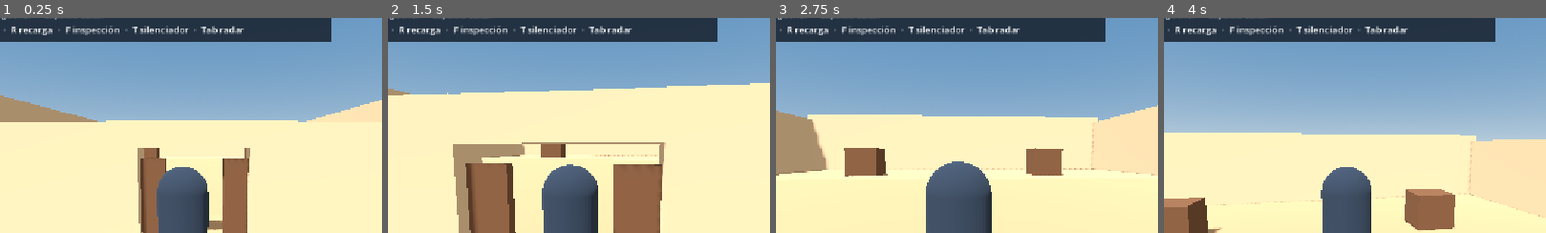
Above: before the commit, frames 1-4 (left to right).
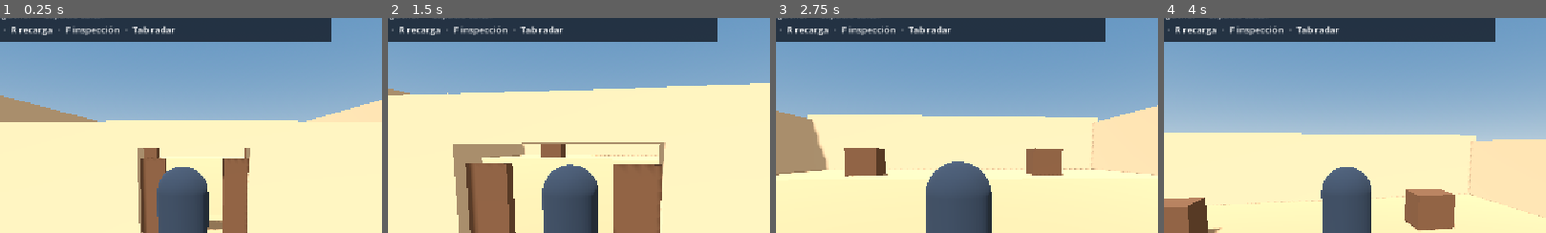
Above: after the commit, the same moments.

Repository: ShadowNigth/dawe
Game: Godot game, scene res://main.tscn
Same seed, same stepped clock (60 frames per second), same inputs: the game is played once before the commit and once after it.
Inputs (mouse positions are % of the whole screen's width and height, from its top left):
- Up to frame 1 (0.25 s): no input
- Up to frame 2 (1.5 s): tap Enter at 0.5 s; move the mouse to (55, 50) at 0.52 s; hold 4 (ak) 0.53-1.28 s; hold W (forward) from 0.53 s (still down); click (55, 50) at 0.67 s; tap Space (jump) at 0.77 s; tap V (camera) at 0.8, 1.35 s; move the mouse to (45, 50) at 1.27 s; click (45, 50) at 1.42 s
- Up to frame 3 (2.75 s): keep holding W (forward); tap Space (jump) at 1.52 s; tap F (inspect) at 1.55 s; move the mouse to (52, 48) at 2.02 s; hold F (inspect) from 2.03 s (still down); click (52, 48) at 2.17 s; tap Tab (radar) at 2.3 s
- Up to frame 4 (4 s): keep holding W (forward); move the mouse to (49, 52) at 2.77 s; release F (inspect) at 2.78 s; tap Tab (radar) at 2.85 s; click (49, 52) at 2.92 s; tap Space (jump) at 3.02, 3.77 s; tap T (silencer) at 3.05 s; move the mouse to (57, 51) at 3.52 s; hold T (silencer) from 3.53 s (still down); click (57, 51) at 3.67 s; tap 3 (usp) at 3.8 s
The pictures show only the part of the screen within x 23-73%, y 11-61%; the shares and areas given below are measured in that part.

The runs differ from the first frame. In frame 1, 0.5% of the frame differs, in the area x 36-64%, y 3-8%; in frame 2, 0.5%; in frame 3, 0.5%; in frame 4, 0.5%.

Commit message:
Improve Godot MultiRig viewmodels and USP-S silencer controls
Co-authored-by: arena-agent <297053741+arena-agent@users.noreply.github.com>

Diff:
--- a/godot/scripts/main.gd
+++ b/godot/scripts/main.gd
@@ -28,6 +28,7 @@
 	add_child(actor)
 	viewmodel.layer = 1
 	add_child(viewmodel)
+	viewmodel.silencer_changed.connect(refresh_hud)
 	build_hud()
 	if DisplayServer.get_name() != "headless" and not OS.has_feature("web"):
 		capture_mouse()
@@ -81,8 +82,8 @@
 		viewmodel.play("lookat01")
 	if event.is_action_pressed("reload"):
 		viewmodel.play("reload")
-	if event.is_action_pressed("silencer"):
-		viewmodel.toggle_silencer()
+	if event.is_action_pressed("silencer") and viewmodel.toggle_silencer():
+		actor.third_person = false
 	if event.is_action_pressed("reset"):
 		reset()
 	if event.is_action_pressed("radar") and radar.texture != null:
@@ -167,7 +168,9 @@
 		area = "DUST II · Puertas Largas"
 	var camera_mode := "3.ª persona" if actor.third_person else "1.ª persona"
 	status.text = "DAWE  /  %s  ·  %s  ·  %s  ·  %s" % [area, actor.agent_id.to_upper(), viewmodel.weapon_id.to_upper(), camera_mode]
-	hint.text = "WASD mover  ·  Shift correr  ·  Ctrl agachar  ·  Espacio saltar\n1/2 agente  ·  3/4 arma  ·  V cámara  ·  R recarga  ·  F inspección  ·  T silenciador  ·  Tab radar"
+	hint.text = "WASD mover  ·  Shift correr  ·  Ctrl agachar  ·  Espacio saltar\n1/2 agente  ·  3/4 arma  ·  V cámara  ·  R recarga  ·  F inspección  ·  Tab radar"
+	if viewmodel.silencer != null:
+		hint.text += "\n" + viewmodel.silencer_hint()
 	if not actor.third_person and viewmodel.model == null:
 		hint.text += "\nModelo de primera persona sin importar."
 	viewmodel.visible = not actor.third_person
--- a/godot/scripts/viewmodel.gd
+++ b/godot/scripts/viewmodel.gd
@@ -1,4 +1,6 @@
 extends CanvasLayer
+
+signal silencer_changed
 
 const Assets = preload("res://scripts/assets.gd")
 const Actor = preload("res://scripts/actor.gd")
@@ -8,6 +10,7 @@
 var animation_player: AnimationPlayer
 var silencer: Node3D
 var attached := true
+var usp_attached := true
 var events: Dictionary
 var active_clip := ""
 var viewport_3d := SubViewport.new()
@@ -26,12 +29,22 @@
 	var world := WorldEnvironment.new()
 	var env := Environment.new()
 	env.ambient_light_source = Environment.AMBIENT_SOURCE_COLOR
-	env.ambient_light_color = Color("fff0df")
-	env.ambient_light_energy = 0.76
+	env.ambient_light_color = Color("e7ecf2")
+	env.ambient_light_energy = 0.50
+	var sky_fill := ProceduralSkyMaterial.new()
+	sky_fill.sky_top_color = Color("8092a2")
+	sky_fill.sky_horizon_color = Color("a2a1a0")
+	sky_fill.ground_horizon_color = Color("55514e")
+	sky_fill.ground_bottom_color = Color("3c3936")
+	var reflections := Sky.new()
+	reflections.sky_material = sky_fill
+	env.sky = reflections
+	env.reflected_light_source = Environment.REFLECTION_SOURCE_SKY
 	world.environment = env
 	viewport_3d.add_child(world)
 	var lamp := DirectionalLight3D.new()
-	lamp.rotation_degrees = Vector3(-42, -26, 0)
+	lamp.rotation_degrees = Vector3(-44, -31, 0)
+	lamp.light_energy = 0.78
 	viewport_3d.add_child(lamp)
 	picture.texture = viewport_3d.get_texture()
 	picture.expand_mode = TextureRect.EXPAND_IGNORE_SIZE
@@ -54,7 +67,7 @@
 	silencer = null
 	animation_player = null
 	active_clip = ""
-	attached = true
+	attached = usp_attached if id == "usp-s" else true
 	events = Assets.read_json(id)
 	if model != null:
 		viewport_3d.add_child(model)
@@ -64,21 +77,31 @@
 			animation_player.animation_finished.connect(on_finished)
 			play("draw" if draw else "idle", true)
 
-func play(clip: String, force := false) -> void:
+func play(clip: String, force := false) -> bool:
 	if animation_player == null or not animation_player.has_animation(clip):
-		return
+		return false
 	if not force and active_clip not in ["", "idle"] and animation_player.is_playing():
-		return
+		return false
 	active_clip = clip
 	# Godot glTF import may infer looping from a clip name; actions always finish.
 	animation_player.get_animation(clip).loop_mode = Animation.LOOP_LINEAR if clip == "idle" else Animation.LOOP_NONE
 	animation_player.play(clip, 0.05)
 	animation_player.advance(0.0)
 	update_silencer(0.0)
+	if clip.begins_with("silencer_"):
+		silencer_changed.emit()
+	return true
 
-func toggle_silencer() -> void:
-	if silencer != null:
-		play("silencer_detach" if attached else "silencer_attach")
+func toggle_silencer() -> bool:
+	return silencer != null and play("silencer_detach" if attached else "silencer_attach")
+
+func silencer_hint() -> String:
+	match active_clip:
+		"silencer_attach":
+			return "Colocando silenciador…"
+		"silencer_detach":
+			return "Quitando silenciador…"
+	return "Silenciador puesto · T quitar" if attached else "Silenciador quitado · T colocar"
 
 func on_finished(clip: StringName) -> void:
 	if active_clip != String(clip):
@@ -86,6 +109,8 @@
 	update_silencer(INF)
 	if clip != &"idle":
 		play("idle", true)
+	if String(clip).begins_with("silencer_"):
+		silencer_changed.emit()
 
 func update_silencer(time: float) -> void:
 	if silencer == null:
@@ -93,6 +118,7 @@
 	for event in events.get(active_clip, []):
 		if time >= float(event[0]):
 			attached = bool(event[1])
+	usp_attached = attached
 	silencer.visible = attached
 
 func _process(_delta: float) -> void:
--- a/godot/scripts/visual_pack.gd
+++ b/godot/scripts/visual_pack.gd
@@ -83,7 +83,20 @@
 		var rgba: Array = data.color
 		# glTF factors are linear; BaseMaterial3D stores its albedo color in sRGB.
 		mat.albedo_color = Color(rgba[0], rgba[1], rgba[2], rgba[3]).linear_to_srgb()
-		mat.roughness = 0.82
+		mat.roughness = float(data.get("roughness", 0.82))
+		mat.metallic = float(data.get("metallic", 0.0))
+		if int(data.get("normal", -1)) >= 0:
+			mat.normal_enabled = true
+			mat.normal_texture = textures[int(data.normal)]
+		if int(data.get("orm", -1)) >= 0:
+			var orm := textures[int(data.orm)]
+			mat.roughness_texture = orm
+			mat.roughness_texture_channel = BaseMaterial3D.TEXTURE_CHANNEL_GREEN
+			mat.metallic_texture = orm
+			mat.metallic_texture_channel = BaseMaterial3D.TEXTURE_CHANNEL_BLUE
+			mat.ao_enabled = true
+			mat.ao_texture = orm
+			mat.ao_texture_channel = BaseMaterial3D.TEXTURE_CHANNEL_RED
 		if data.texture >= 0:
 			mat.albedo_texture = textures[int(data.texture)]
 		mat.texture_repeat = data.repeat
@@ -105,6 +118,8 @@
 		arrays[Mesh.ARRAY_NORMAL] = read_vec3(src.normals)
 		arrays[Mesh.ARRAY_TEX_UV] = read_vec2(src.uv)
 		arrays[Mesh.ARRAY_INDEX] = bytes(src.idx).to_int32_array()
+		if src.has("tangent"):
+			arrays[Mesh.ARRAY_TANGENT] = bytes(src.tangent).to_float32_array()
 		if src.has("joints"):
 			arrays[Mesh.ARRAY_BONES] = bytes(src.joints).to_int32_array()
 			arrays[Mesh.ARRAY_WEIGHTS] = bytes(src.weights).to_float32_array()
--- a/godot/tests/smoke.gd
+++ b/godot/tests/smoke.gd
@@ -69,15 +69,49 @@
 		for clip in ["idle", "draw", "shoot1", "reload", "lookat01"]:
 			check(player.has_animation(clip), "%s %s" % [id, clip])
 		if id == "usp-s":
-			check(sw.viewmodel.silencer != null, "USP-S separate silencer mesh")
-			if sw.viewmodel.silencer != null:
-				sw.viewmodel.play("silencer_detach", true)
-				sw.viewmodel.update_silencer(4.1)
-				check(sw.viewmodel.active_clip == "silencer_detach" and not sw.viewmodel.silencer.visible, "detach event")
-				sw.viewmodel.play("silencer_attach", true)
-				sw.viewmodel.update_silencer(0.5)
-				check(sw.viewmodel.active_clip == "silencer_attach" and sw.viewmodel.silencer.visible, "attach event")
-	await ticks(2)
+			silencer_actions(sw)
+	await ticks(2)
+
+func silencer_actions(sw: Node) -> void:
+	var vm = sw.viewmodel
+	vm.select("usp-s", false)
+	check(vm.silencer != null and vm.silencer.visible, "USP-S starts with the separate silencer attached")
+	if vm.silencer == null:
+		return
+	sw.actor.third_person = true
+	var key := InputEventKey.new()
+	key.physical_keycode = KEY_T
+	key.pressed = true
+	sw._unhandled_input(key)
+	check(vm.active_clip == "silencer_detach" and not sw.actor.third_person, "T starts detach and reveals the first-person animation")
+	check(not vm.toggle_silencer(), "another press cannot interrupt the clip")
+	var detach_time: float = vm.events.silencer_detach[1][0]
+	vm.animation_player.advance(detach_time - 0.05)
+	vm.update_silencer(vm.animation_player.current_animation_position)
+	check(vm.silencer.visible, "detach keeps the part visible until the authored key")
+	vm.animation_player.advance(0.10)
+	vm.update_silencer(vm.animation_player.current_animation_position)
+	check(not vm.silencer.visible, "detach hides the part after the authored key")
+	vm.animation_player.advance(2.0)
+	check(vm.active_clip == "idle" and not vm.silencer.visible, "detach returns to idle, still off")
+	key.physical_keycode = KEY_V
+	sw._unhandled_input(key)
+	sw._unhandled_input(key)
+	check(not sw.actor.third_person and not vm.silencer.visible, "changing camera preserves the detached state")
+	vm.select("ak-47", false)
+	check(not vm.toggle_silencer(), "AK-47 has no silencer action")
+	vm.select("usp-s", false)
+	check(not vm.silencer.visible and not vm.attached, "USP-S remembers the detached state after weapon swap")
+	check(vm.toggle_silencer() and vm.active_clip == "silencer_attach", "toggle plays attach when detached")
+	var attach_time: float = vm.events.silencer_attach[1][0]
+	vm.animation_player.advance(attach_time - 0.05)
+	vm.update_silencer(vm.animation_player.current_animation_position)
+	check(not vm.silencer.visible, "attach keeps the part hidden before the authored key")
+	vm.animation_player.advance(0.10)
+	vm.update_silencer(vm.animation_player.current_animation_position)
+	check(vm.silencer.visible, "attach shows the part after the authored key")
+	vm.animation_player.advance(5.0)
+	check(vm.active_clip == "idle" and vm.silencer.visible, "attach returns to idle, still on")
 
 func has_texture(node: Node) -> bool:
 	if node is MeshInstance3D and node.mesh != null:
Not shown, changed: docs/godot-migration.md
